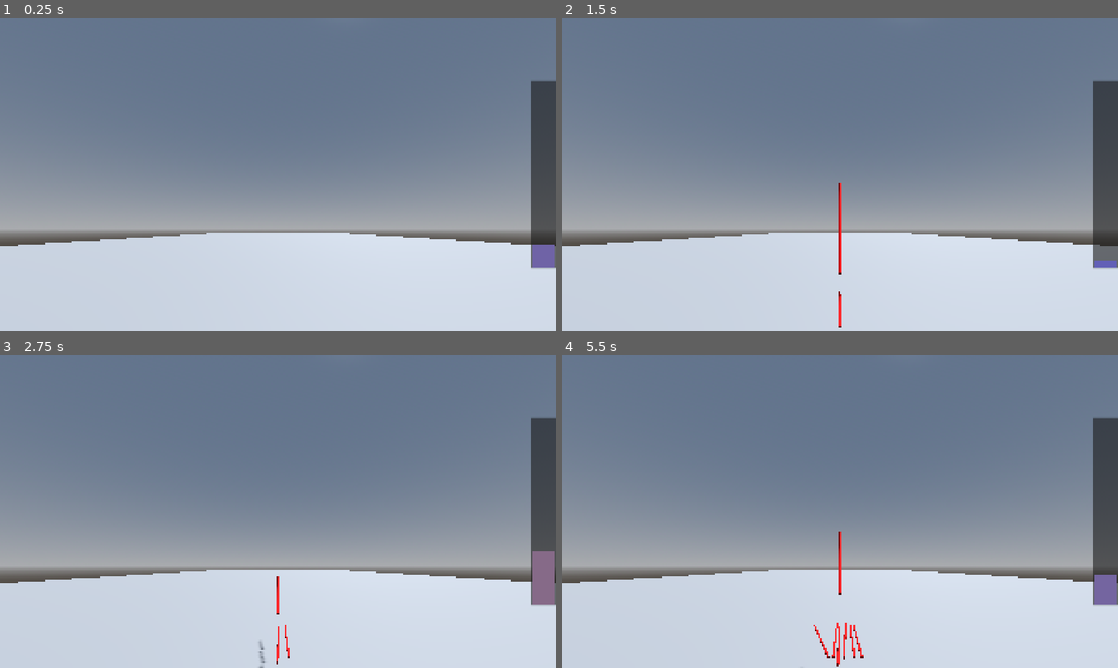
Above: before the commit, frames 1-4 (two rows, left to right).
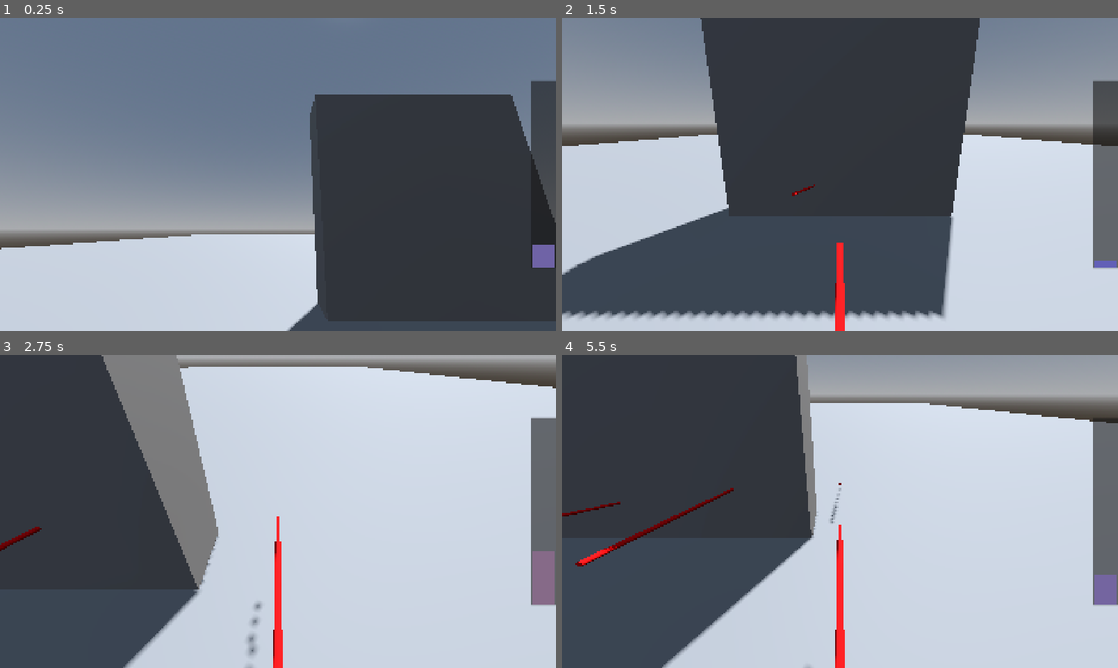
Above: after the commit, the same moments.

Repository: schEmil/SO1_gameproject
Game: Godot game, scene res://scenes/main_scene/main.tscn
Two runs of this game, one before a commit and one after it. Both use one fixed random seed, a clock stepped at 60 frames per second and the inputs below.
Inputs:
- Up to frame 1 (0.25 s): no input
- Up to frame 2 (1.5 s): tap Space (charge1) at 0.6, 1.35 s
- Up to frame 3 (2.75 s): tap Space (charge1) at 2.1 s
- Up to frame 4 (5.5 s): tap Space (charge1) every 0.75 s from 2.85 to 5.1 s

The runs differ from the first frame. In frame 1, 31% of the frame differs, in the area x 0-100%, y 24-100%; in frame 2, 80%, in the area x 0-100%, y 0-100%; in frame 3, 76%; in frame 4, 78%.

Commit message:
cam and reworked arrow

Diff:
--- a/arrow-game/project.godot
+++ b/arrow-game/project.godot
@@ -37,6 +37,7 @@
 [physics]
 
 3d/physics_engine="Jolt Physics"
+common/physics_interpolation=true
 
 [rendering]
 
--- a/arrow-game/scenes/arrow_scene/arrow.tscn
+++ b/arrow-game/scenes/arrow_scene/arrow.tscn
@@ -8,8 +8,7 @@
 [sub_resource type="StandardMaterial3D" id="StandardMaterial3D_ib4vx"]
 albedo_color = Color(1, 0, 0, 1)
 
-[node name="arrow" type="RigidBody3D" unique_id=2091147448]
-continuous_cd = true
+[node name="arrow" type="Area3D" unique_id=1621577632]
 script = ExtResource("1_wntyc")
 
 [node name="CollisionShape3D" type="CollisionShape3D" parent="." unique_id=1121477792]
--- a/arrow-game/scenes/arrow_scene/arrow_body.gd
+++ b/arrow-game/scenes/arrow_scene/arrow_body.gd
@@ -1,17 +1,39 @@
-extends RigidBody3D
+extends Area3D
 class_name ArrowBody3D
 
+@export var velocity : Vector3 = Vector3(0.0,1.0,-1.0)
+@export var arrow_gravity : Vector3 = Vector3.DOWN*4.0
+
 @export var rotation_lerp_speed : float = 60.0
-@export var rotation_speed_scaling : float = 1.0
 
 @export var gravity_affect : float = 0.0
 
+@export var active_flying : bool = true
+
+signal hit_something(hit_thing : Node3D)
+
+func _ready() -> void:
+	body_entered.connect(on_body_entered)
+
+
+func on_body_entered(body : Node3D):
+	active_flying = false
+	reparent.call_deferred(body)
+	global_position -= velocity.normalized()*0.005
+	#set_deferred("process_mode",ProcessMode.PROCESS_MODE_DISABLED)
+	hit_something.emit(body)
+	BowGlobal.arrow_hit_something.emit(self,body)
+
 func _physics_process(delta: float) -> void:
-	var target_dir : Vector3 = linear_velocity.normalized()
-	target_dir += get_gravity().normalized() * gravity_affect
+	if not active_flying:
+		return
+
+	global_position += velocity*delta
+	velocity += arrow_gravity*delta
+
+	var target_dir : Vector3 = velocity.normalized()
 	var target_basis : Basis = align_with_y(global_basis,target_dir.normalized())
-	if linear_velocity.length() > 0.0:
-		angular_velocity = lerp(angular_velocity,(target_basis.get_euler() - global_basis.get_euler())*rotation_speed_scaling,clamp(delta*linear_velocity.length()*rotation_lerp_speed,0.0,1.0))
+	global_basis = global_basis.slerp(target_basis,clamp(delta*rotation_lerp_speed,0.0,1.0)).orthonormalized()
 	pass
 
 func align_with_y(xform : Basis, new_y : Vector3):
--- a/arrow-game/scenes/bow_scene/arrow_spawner.gd
+++ b/arrow-game/scenes/bow_scene/arrow_spawner.gd
@@ -4,6 +4,13 @@
 @export var speed : float = 10.0
 
 func spawn_arrow(arrow_speed : float = speed):
-	var arrow_inst : RigidBody3D = arrow_scene.instantiate()
+	var cam_guide : CamGuide = CamGuide.new()
+	cam_guide.position = Vector3.BACK
+	cam_guide.rotation_degrees.x = 60.0
+	cam_guide.guide_lerp_speed = 8.0
+	cam_guide.tags = ["arrow_cam"]
+	var arrow_inst : ArrowBody3D = arrow_scene.instantiate()
+	arrow_inst.ready.connect(arrow_inst.add_child.bindv([cam_guide]))
+	arrow_inst.ready.connect(BowGlobal.arrow_fired.emit.bindv([arrow_inst,cam_guide]))
 	add_child(arrow_inst)
-	arrow_inst.linear_velocity = global_basis.y.normalized()*arrow_speed
+	arrow_inst.velocity = global_basis.y.normalized()*arrow_speed
--- a/arrow-game/scenes/bow_scene/show_charge.gd
+++ b/arrow-game/scenes/bow_scene/show_charge.gd
@@ -10,5 +10,5 @@
 
 	var pixel_pos : int = 0
 	pixel_pos = int(float(img_ramp.get_size().x)*ratio)-1
-	print(pixel_pos)
+	#print(pixel_pos)
 	color = img_ramp.get_pixel(pixel_pos,0)
--- /dev/null
+++ b/arrow-game/scenes/main_scene/cam_bow_control.gd
@@ -0,0 +1,22 @@
+extends Node
+@export var cam : GuidedCam3D
+
+func _ready() -> void:
+	BowGlobal.arrow_fired.connect(arrow_fired)
+	BowGlobal.arrow_hit_something.connect(arrow_hit)
+
+func arrow_fired(arrow : ArrowBody3D,cam_guide : CamGuide):
+	cam.cur_cam_guide = cam_guide
+
+
+func arrow_hit(arrow : ArrowBody3D, thing : Node3D):
+	for c in arrow.get_children():
+		if c is CamGuide:
+			if c == cam.cur_cam_guide:
+				cam.cur_cam_guide = get_bow_cam_guide()
+
+
+func get_bow_cam_guide():
+	for c :CamGuide in get_tree().get_nodes_in_group("cam_guide"):
+		if c.tags.has("bow"):
+			return c
--- a/arrow-game/scenes/main_scene/main.tscn
+++ b/arrow-game/scenes/main_scene/main.tscn
@@ -5,6 +5,9 @@
 [ext_resource type="Script" uid="uid://f4ba3vm2uqwr" path="res://scenes/bow_scene/show_charge.gd" id="2_y24u2"]
 [ext_resource type="Script" uid="uid://ojfaqlxqcw7r" path="res://scenes/bow_scene/fill_updator.gd" id="3_ihqgu"]
 [ext_resource type="Script" uid="uid://cundib2wh0436" path="res://scenes/bow_scene/arrow_spawner.gd" id="5_ec6ii"]
+[ext_resource type="Script" uid="uid://b5n8m5utecfk5" path="res://scripts/cam_guide.gd" id="6_ec6ii"]
+[ext_resource type="Script" uid="uid://bvhi6qc0ledxl" path="res://scripts/guided_cam.gd" id="7_owwxs"]
+[ext_resource type="Script" uid="uid://55bgcgxbx5u5" path="res://scenes/main_scene/cam_bow_control.gd" id="8_5kb7d"]
 
 [sub_resource type="ProceduralSkyMaterial" id="ProceduralSkyMaterial_y24u2"]
 sky_horizon_color = Color(0.66224277, 0.6717428, 0.6867428, 1)
@@ -26,6 +29,47 @@
 gradient = SubResource("Gradient_y24u2")
 width = 512
 
+[sub_resource type="BoxShape3D" id="BoxShape3D_w6r2s"]
+size = Vector3(5, 5, 1)
+
+[sub_resource type="Animation" id="Animation_ec6ii"]
+length = 0.001
+tracks/0/type = "value"
+tracks/0/imported = false
+tracks/0/enabled = true
+tracks/0/path = NodePath("wall:position")
+tracks/0/interp = 1
+tracks/0/loop_wrap = true
+tracks/0/keys = {
+"times": PackedFloat32Array(0),
+"transitions": PackedFloat32Array(1),
+"update": 0,
+"values": [Vector3(4, 1, -4)]
+}
+
+[sub_resource type="Animation" id="Animation_owwxs"]
+resource_name = "moving_wall"
+length = 8.0
+loop_mode = 1
+tracks/0/type = "value"
+tracks/0/imported = false
+tracks/0/enabled = true
+tracks/0/path = NodePath("wall:position")
+tracks/0/interp = 1
+tracks/0/loop_wrap = true
+tracks/0/keys = {
+"times": PackedFloat32Array(0, 4, 8),
+"transitions": PackedFloat32Array(1, 1, 1),
+"update": 0,
+"values": [Vector3(4, 1, -4), Vector3(-7, 1, -4), Vector3(4, 1, -4)]
+}
+
+[sub_resource type="AnimationLibrary" id="AnimationLibrary_5kb7d"]
+_data = {
+&"RESET": SubResource("Animation_ec6ii"),
+&"moving_wall": SubResource("Animation_owwxs")
+}
+
 [node name="Node3D" type="Node3D" unique_id=994412881]
 
 [node name="WorldEnvironment" type="WorldEnvironment" parent="." unique_id=993171912]
@@ -39,8 +83,6 @@
 
 [node name="bow_charge_input" type="Node" parent="bow" unique_id=1126908733]
 script = ExtResource("1_nqgu8")
-charge_speed_a_sec = 5.0
-charge_max = 10.0
 
 [node name="Control" type="Control" parent="bow/bow_charge_input" unique_id=723836650]
 layout_mode = 3
@@ -99,19 +141,44 @@
 b_c_input = NodePath("..")
 
 [node name="arrow_spawner" type="Node3D" parent="bow" unique_id=645915849]
-transform = Transform3D(1, 0, 0, 0, 0.70710677, 0.70710677, 0, -0.70710677, 0.70710677, 0, 0, 0)
+transform = Transform3D(1, 0, 0, 0, 0.17364821, 0.98480767, 0, -0.98480767, 0.17364821, 0, -0.40000007, 1.4000001)
 script = ExtResource("5_ec6ii")
 
-[node name="cam_pos" type="Node3D" parent="bow" unique_id=1120651500]
-transform = Transform3D(1, 0, 0, 0, 0.8660254, -0.5, 0, 0.5, 0.8660254, 0, 0, 3)
+[node name="cam_pos" type="Node3D" parent="bow" unique_id=1289690596]
+transform = Transform3D(1, 0, 0, 0, 0.9659258, -0.25881904, 0, 0.25881904, 0.9659258, 0, 0.2, 1)
+script = ExtResource("6_ec6ii")
+tags = Array[StringName]([&"bow"])
+guide_lerp_speed = 12.0
+metadata/_custom_type_script = "uid://b5n8m5utecfk5"
 
 [node name="CSGBox3D" type="CSGBox3D" parent="." unique_id=474263553]
 transform = Transform3D(1, 0, 0, 0, 1, 0, 0, 0, 1, 0, -7.5, -33.5)
 use_collision = true
 size = Vector3(50, 12, 80)
 
-[node name="Camera3D" type="Camera3D" parent="." unique_id=411058238]
-transform = Transform3D(1, 0, 0, 0, 0.9659258, -0.25881904, 0, 0.25881904, 0.9659258, 0, 0, 3)
+[node name="Camera3D" type="Camera3D" parent="." unique_id=411058238 node_paths=PackedStringArray("cur_cam_guide")]
+transform = Transform3D(1, 0, 0, 0, 0.9659259, -0.25881907, 0, 0.25881907, 0.9659258, 0, 0.2, 1)
+script = ExtResource("7_owwxs")
+cur_cam_guide = NodePath("../bow/cam_pos")
+
+[node name="Node" type="Node" parent="Camera3D" unique_id=1880870808 node_paths=PackedStringArray("cam")]
+script = ExtResource("8_5kb7d")
+cam = NodePath("..")
+
+[node name="Node3D" type="Node3D" parent="." unique_id=163367730]
+
+[node name="wall" type="AnimatableBody3D" parent="Node3D" unique_id=854614842]
+transform = Transform3D(1, 0, 0, 0, 1, 0, 0, 0, 1, 4, 1, -4)
+
+[node name="CollisionShape3D" type="CollisionShape3D" parent="Node3D/wall" unique_id=396840608]
+shape = SubResource("BoxShape3D_w6r2s")
+
+[node name="CSGBox3D" type="CSGBox3D" parent="Node3D/wall" unique_id=916863643]
+size = Vector3(5, 5, 1)
+
+[node name="AnimationPlayer" type="AnimationPlayer" parent="Node3D" unique_id=636908743]
+libraries/ = SubResource("AnimationLibrary_5kb7d")
+autoplay = &"moving_wall"
 
 [connection signal="stopped_charging" from="bow/bow_charge_input" to="bow/arrow_spawner" method="spawn_arrow"]
 [connection signal="constant_bc_ratio" from="bow/bow_charge_input/updator" to="bow/bow_charge_input/Control/PanelContainer/MarginContainer/VBoxContainer/fill" method="set_ratio"]
--- a/arrow-game/scripts/bow_global.gd
+++ b/arrow-game/scripts/bow_global.gd
@@ -1 +1,5 @@
 extends Node
+
+signal arrow_fired(arrow : ArrowBody3D,cam_guide : CamGuide)
+
+signal arrow_hit_something(arrow : ArrowBody3D,hit_thing : Node3D)
--- /dev/null
+++ b/arrow-game/scripts/cam_guide.gd
@@ -0,0 +1,9 @@
+extends Node3D
+class_name CamGuide
+
+@export var tags : Array[StringName]
+@export var guide_lerp_speed : float = 6.0
+
+
+func _ready() -> void:
+	add_to_group("cam_guide")
--- /dev/null
+++ b/arrow-game/scripts/guided_cam.gd
@@ -0,0 +1,8 @@
+extends Camera3D
+class_name GuidedCam3D
+
+@export var cur_cam_guide : CamGuide = null
+
+func _process(delta: float) -> void:
+	if cur_cam_guide:
+		global_transform = global_transform.interpolate_with(cur_cam_guide.global_transform,clamp(cur_cam_guide.guide_lerp_speed*delta,0.0,1.0))
Not shown, added: arrow-game/scenes/main_scene/cam_bow_control.gd.uid
Not shown, added: arrow-game/scripts/cam_guide.gd.uid
Not shown, added: arrow-game/scripts/guided_cam.gd.uid
